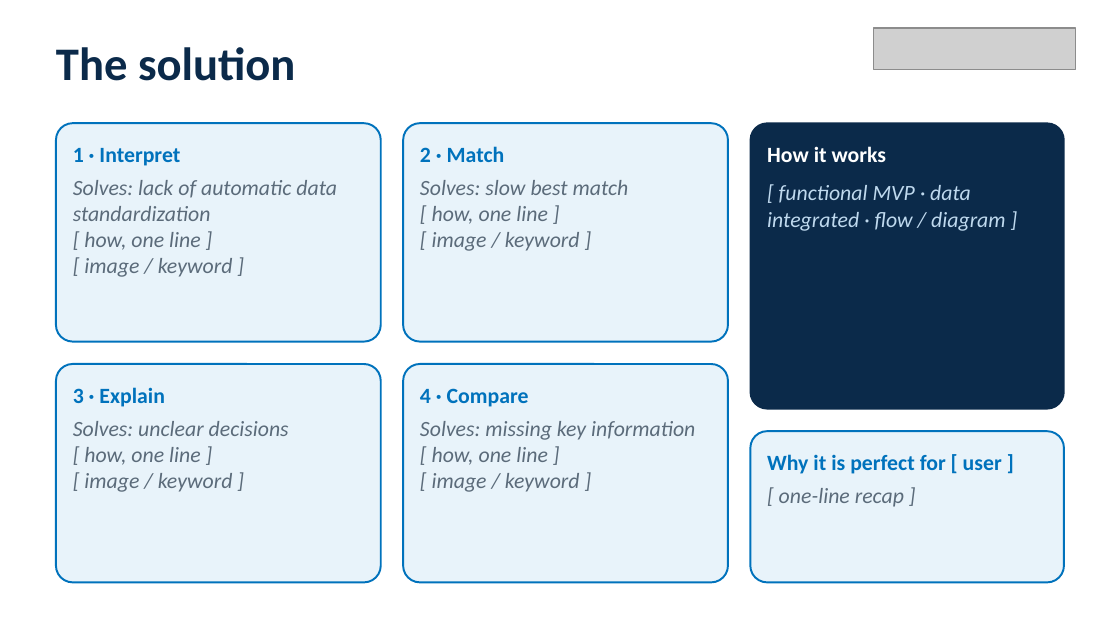
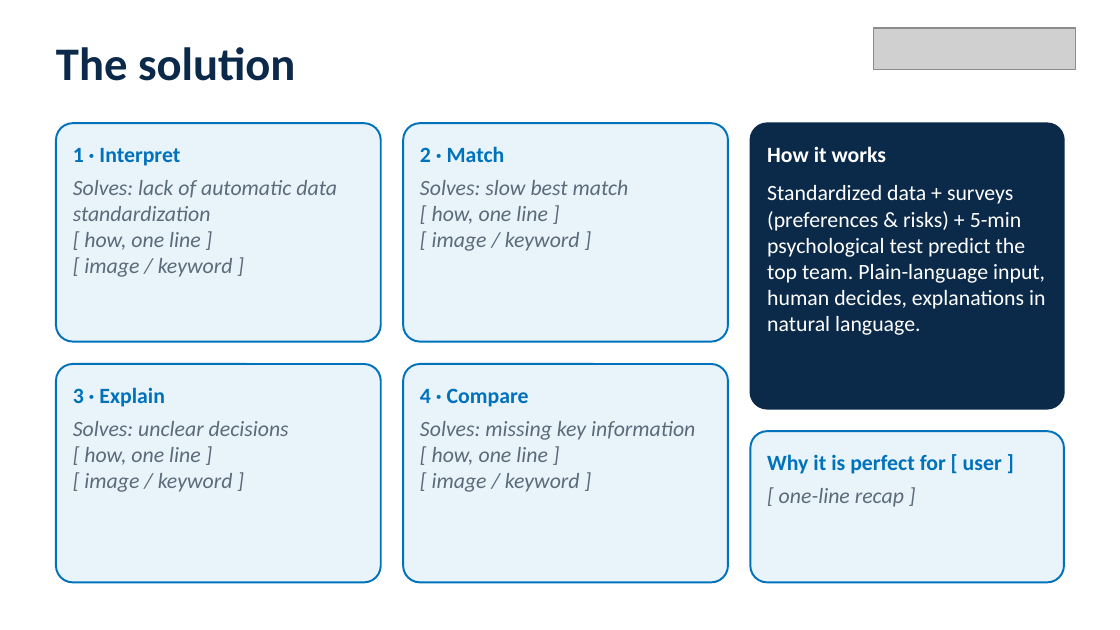
Before and after one commit to igagmol/hackaton-saturday, a slide deck: slide 3 of pitch/NTTDATA_pitch_deck.pptx. Drawn at 1120x630 pixels with LibreOffice and Linux fonts; fonts in the diff are those of the drawing; grey boxes stand for pictures. Boxes give left, top, right and bottom in pixels: in the first picture for what was removed or moved away, otherwise in the second. Text is boxed around its words. In the diff, an @@ line names an element or a change of style, - is before the commit and + after.

```diff
--- a/pitch/NTTDATA_pitch_deck.pptx
+++ b/pitch/NTTDATA_pitch_deck.pptx
@@ text at (x1=767, y1=185, x2=1045, y2=335): text changed; text colour #BFD9EE to #FFFFFF; italic off @@
-[ functional MVP · data integrated · flow / diagram ]
+Standardized data + surveys (preferences & risks) + 5-min psychological test predict the top team. Plain-language input, human decides, explanations in natural language.
```
Also in this commit, not shown: 1 other slide changed, 3 other files.
